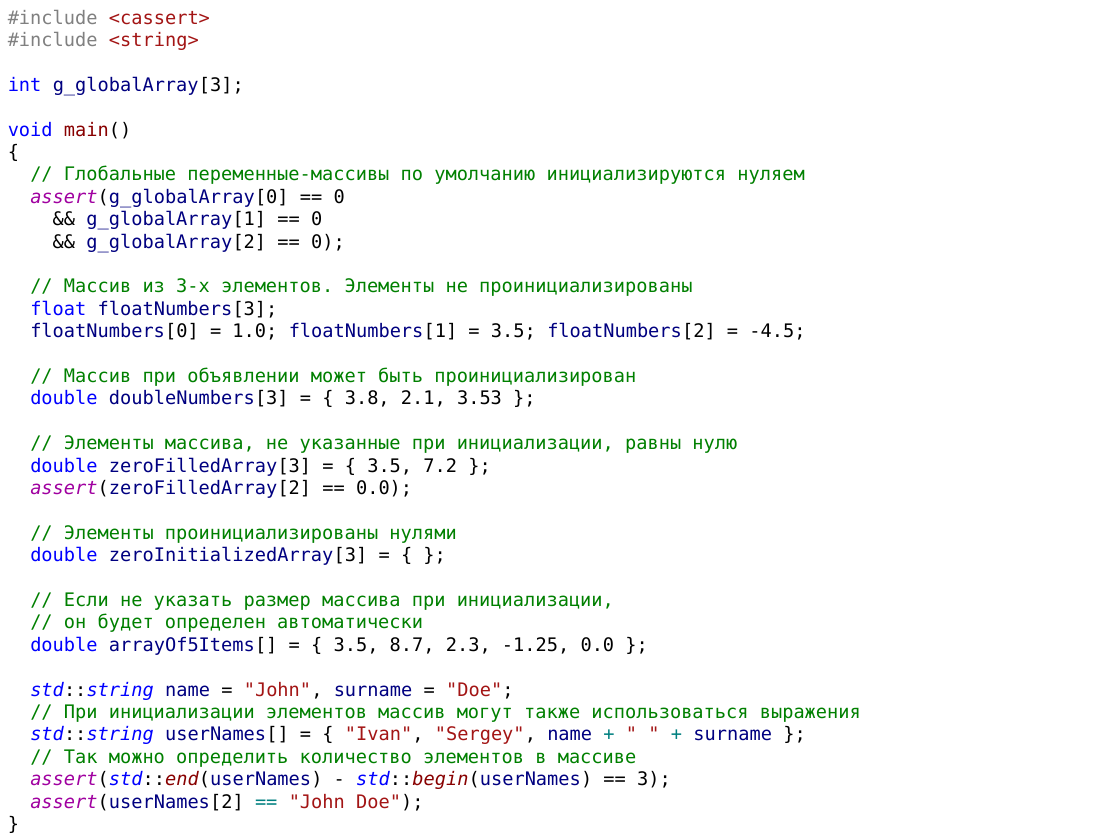
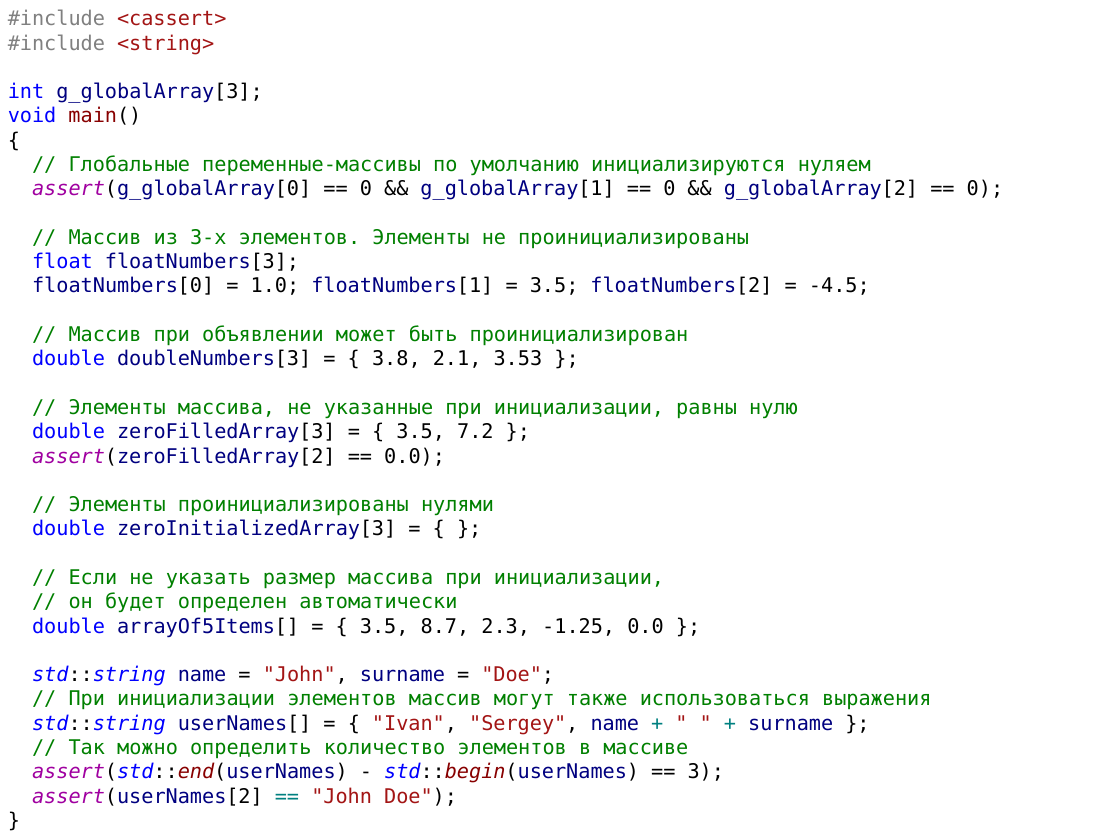
Before and after one commit to alexey-malov/oop, a slide deck: slide 106 of lectures/01/Синтаксис C++.pptx (slide 104 before the commit). Drawn at 1120x840 pixels with LibreOffice and Linux fonts; fonts in the diff are those of the drawing. Boxes give left, top, right and bottom in pixels: in the first picture for what was removed or moved away, otherwise in the second. Text is boxed around its words. In the diff, an @@ line names an element or a change of style, - is before the commit and + after.

```diff
--- a/lectures/01/Синтаксис C++.pptx
+++ b/lectures/01/Синтаксис C++.pptx
@@ text at (8,9,931,806): size 12 to 13 pt @@
@@ text at (32,179,1004,200): text changed; size 12 to 13 pt @@
-assert(g_globalArray[0] == 0
-&& g_globalArray[1] == 0
-&& g_globalArray[2] == 0);
+assert(g_globalArray[0] == 0 && g_globalArray[1] == 0 && g_globalArray[2] == 0);
```
Also in this commit, not shown: 5 other slides changed, 3 slides added, 1 slide removed.
